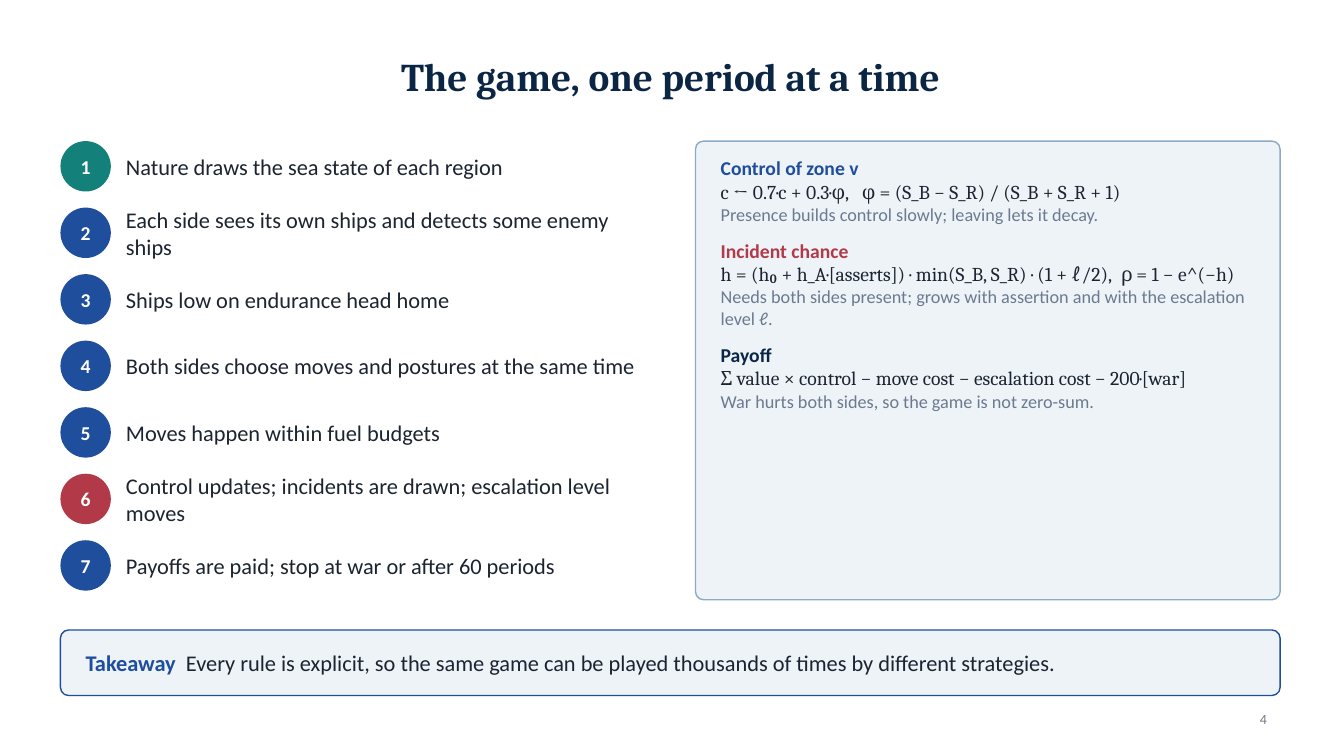
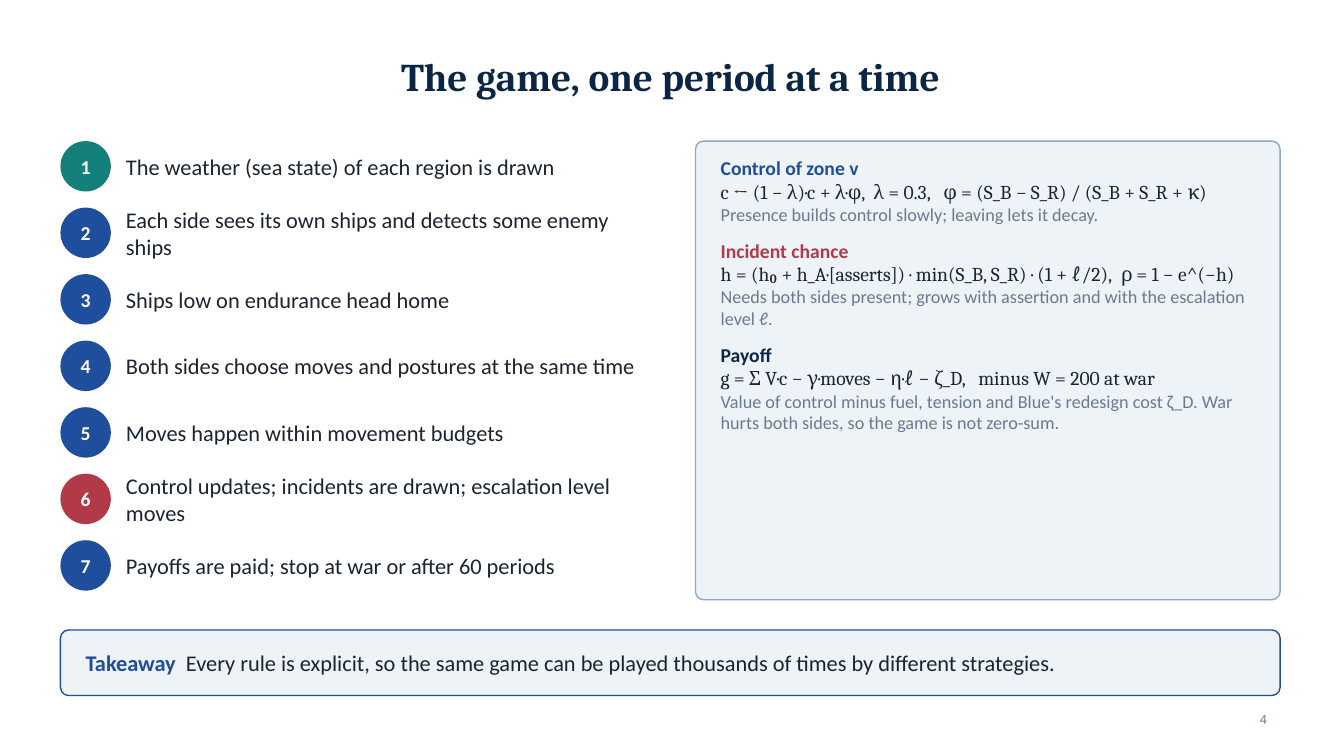
Before and after one commit to draggin-anchor/6.S974-Wargaming-Term-Project, a slide deck: slide 4 of deliverables/02-workshop1-slides.pptx. Drawn at 1344x756 pixels with LibreOffice and Linux fonts; fonts in the diff are those of the drawing. Boxes give left, top, right and bottom in pixels: in the first picture for what was removed or moved away, otherwise in the second. Text is boxed around its words. In the diff, an @@ line names an element or a change of style, - is before the commit and + after.

```diff
--- a/deliverables/02-workshop1-slides.pptx
+++ b/deliverables/02-workshop1-slides.pptx
@@ text at box(126, 159, 554, 179): text changed @@
-Nature draws the sea state of each region
+The weather (sea state) of each region is drawn
@@ text at box(721, 184, 1200, 204): text changed @@
-c ← 0.7·c + 0.3·φ, φ = (S_B − S_R) / (S_B + S_R + 1)
+c ← (1 − λ)·c + λ·φ, λ = 0.3, φ = (S_B − S_R) / (S_B + S_R + κ)
@@ text at box(721, 370, 1233, 432): text changed; size 14 to 13 pt; font Cambria to Calibri; text colour #1B2430 to #6B7A8F @@
-Σ value × control − move cost − escalation cost − 200·[war]
-War hurts both sides, so the game is not zero-sum.
+g = Σ V·c − γ·moves − η·ℓ − ζ_D, minus W = 200 at war
+Value of control minus fuel, tension and Blue's redesign cost ζ_D. War hurts both sides, so the game is not zero-sum.
@@ text at box(126, 425, 504, 445): text changed @@
-Moves happen within fuel budgets
+Moves happen within movement budgets
```
Also in this commit, not shown: 5 other slides changed, 5 other files.
